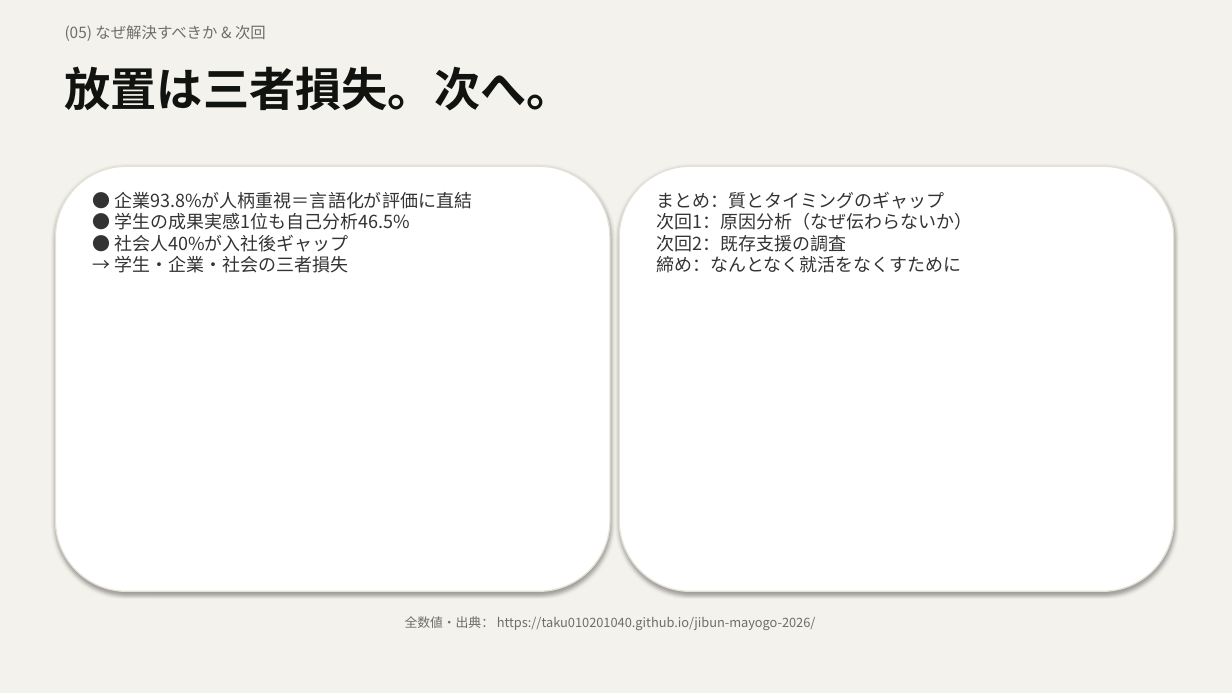
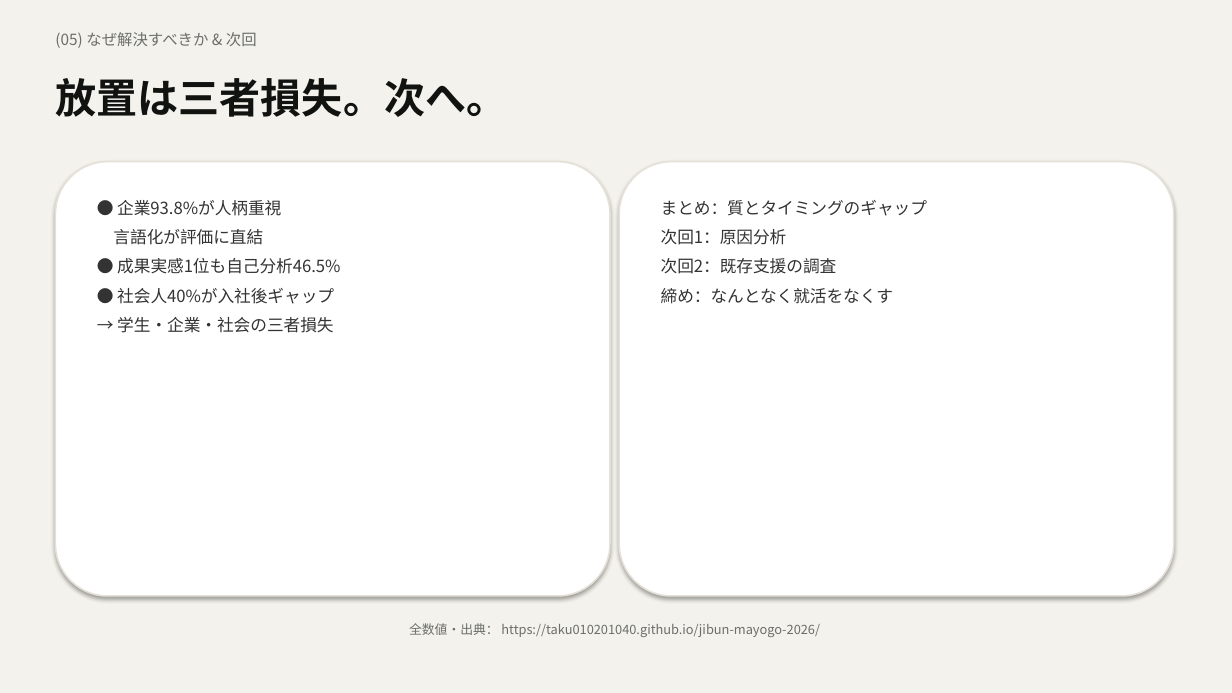
Before and after one commit to taku010201040/jibun-mayogo-2026, a slide deck: slide 6 of 問題定義プレゼン_自己分析迷子_Onda.pptx. Drawn at 1232x693 pixels with LibreOffice and Linux fonts; fonts in the diff are those of the drawing. Boxes give left, top, right and bottom in pixels: in the first picture for what was removed or moved away, otherwise in the second. Text is boxed around its words. In the diff, an @@ line names an element or a change of style, - is before the commit and + after.

Commit message:
fix: rebuild pptx layout (anchor/fonts/aspect)

```diff
--- a/問題定義プレゼン_自己分析迷子_Onda.pptx
+++ b/問題定義プレゼン_自己分析迷子_Onda.pptx
@@ text "(05) なぜ解決すべきか & 次回" at <box>55,32,257,48</box>: line spacing 1 to 1.15 @@
@@ text "放置は三者損失。次へ。" at <box>55,78,507,117</box>: size 36 to 32 pt; line spacing 1 to 1.15 @@
@@ rounded rectangle: place and size @@
-rounded rectangle at <box>55,166,610,592</box>
+rounded rectangle at <box>55,162,610,596</box>
@@ rounded rectangle at <box>55,162,610,596</box>: outline #E5E1D8 1 pt to #E5E1D8 1.25 pt; proportions changed @@
@@ rounded rectangle at <box>619,162,1174,596</box>: outline #E5E1D8 1 pt to #E5E1D8 1.25 pt; proportions changed @@
@@ rounded rectangle: place and size @@
-rounded rectangle at <box>619,166,1174,592</box>
+rounded rectangle at <box>619,162,1174,596</box>
@@ text at <box>113,200,340,333</box>: text changed; size 14 to 13 pt @@
-● 企業93.8%が人柄重視＝言語化が評価に直結
-● 学生の成果実感1位も自己分析46.5%
-● 社会人40%が入社後ギャップ
-→ 学生・企業・社会の三者損失
+● 企業93.8%が人柄重視
+言語化が評価に直結
+● 成果実感1位も自己分析46.5%
+● 社会人40%が入社後ギャップ
+→ 学生・企業・社会の三者損失
@@ text at <box>661,200,927,304</box>: text changed; size 14 to 13 pt @@
-まとめ：質とタイミングのギャップ
-次回1：原因分析（なぜ伝わらないか）
-次回2：既存支援の調査
-締め：なんとなく就活をなくすために
+まとめ：質とタイミングのギャップ
+次回1：原因分析
+次回2：既存支援の調査
+締め：なんとなく就活をなくす
@@ text "全数値・出典： https://taku010201040.github.io/jibun-mayogo-2026/" at <box>409,623,820,637</box>: line spacing 1 to 1.15 @@
```
Also in this commit, not shown: 5 other slides changed, 3 other files.
